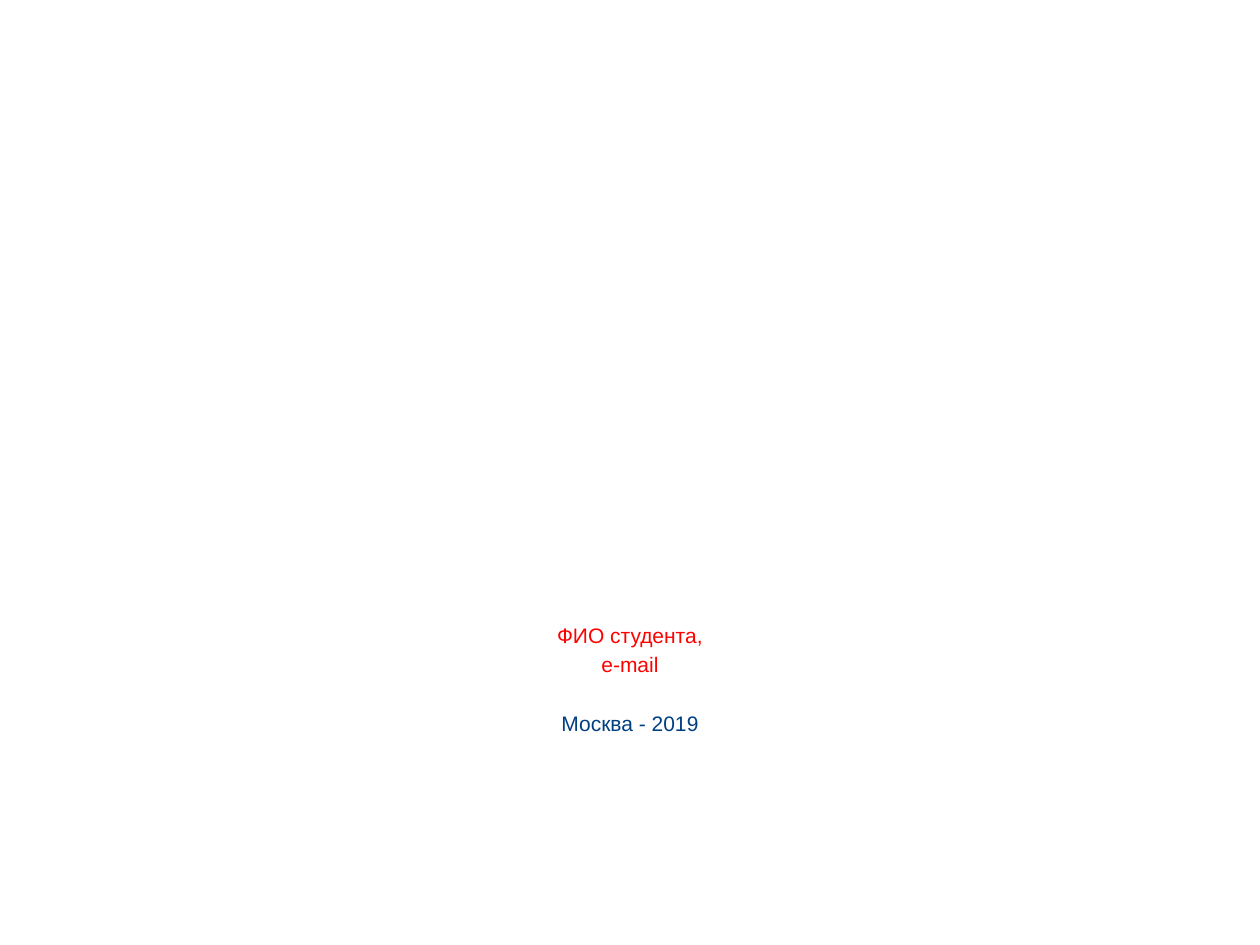
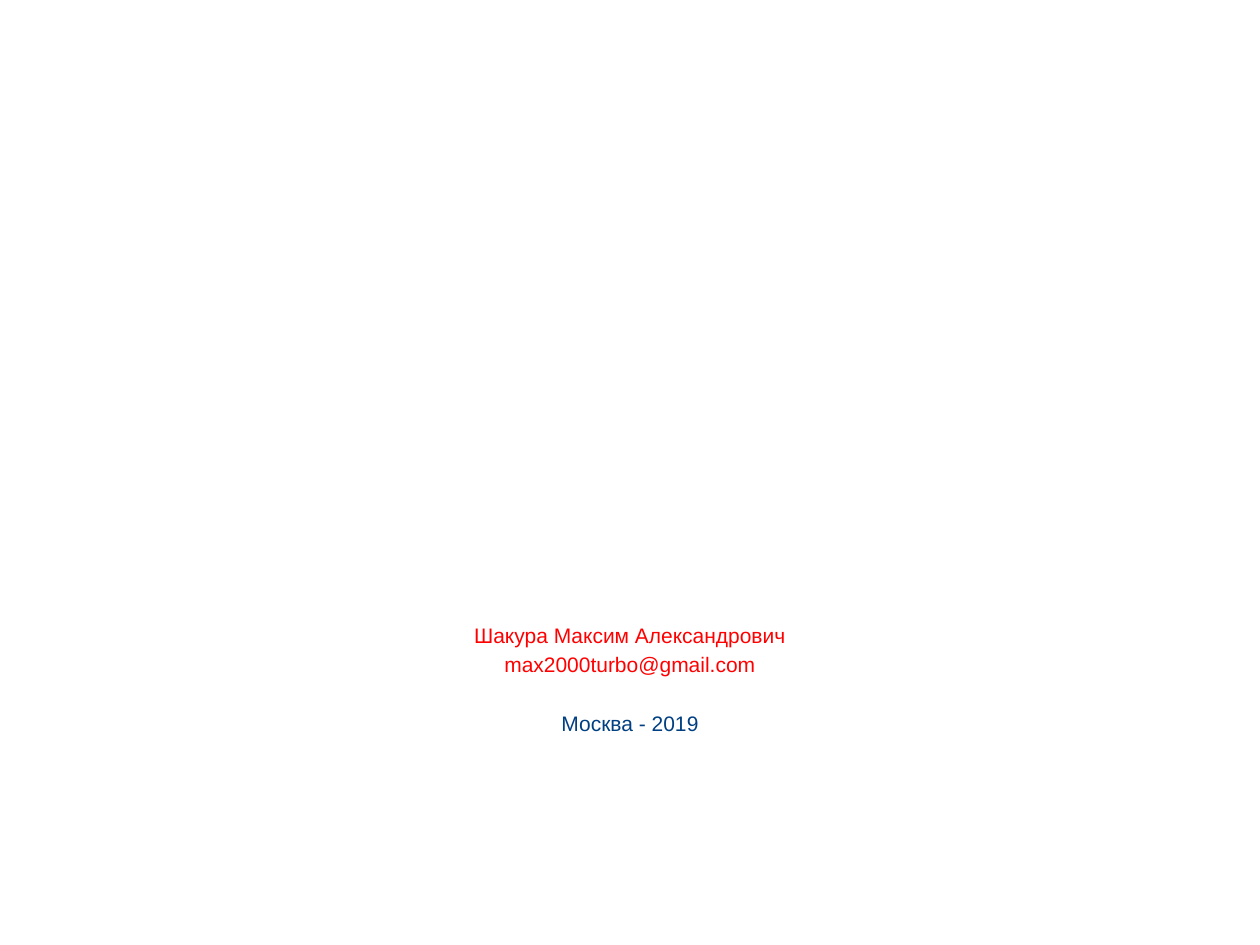
Before and after one commit to M2000h/HSE-APP, a slide deck: slide 17 of Презентация.pptx (slide 19 before the commit). Drawn at 1260x945 pixels with LibreOffice and Linux fonts; fonts in the diff are those of the drawing; background and template pictures are left out. Boxes give left, top, right and bottom in pixels: in the first picture for what was removed or moved away, otherwise in the second. Text is boxed around its words. In the diff, an @@ line names an element or a change of style, - is before the commit and + after.

```diff
--- a/Презентация.pptx
+++ b/Презентация.pptx
@@ subtitle at (474, 628, 785, 676): text changed @@
-ФИО студента,
-e-mail
+Шакура Максим Александрович
+max2000turbo@gmail.com
```
Also in this commit, not shown: 5 other slides changed, 1 slide added, 3 slides removed.
